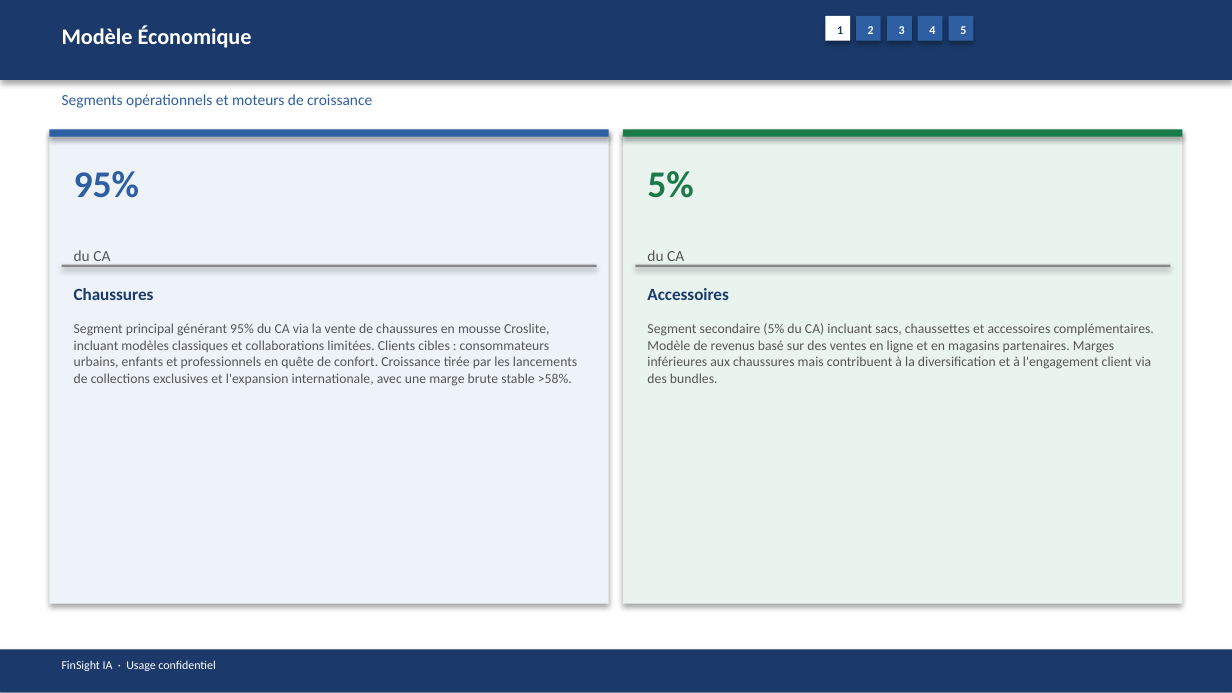
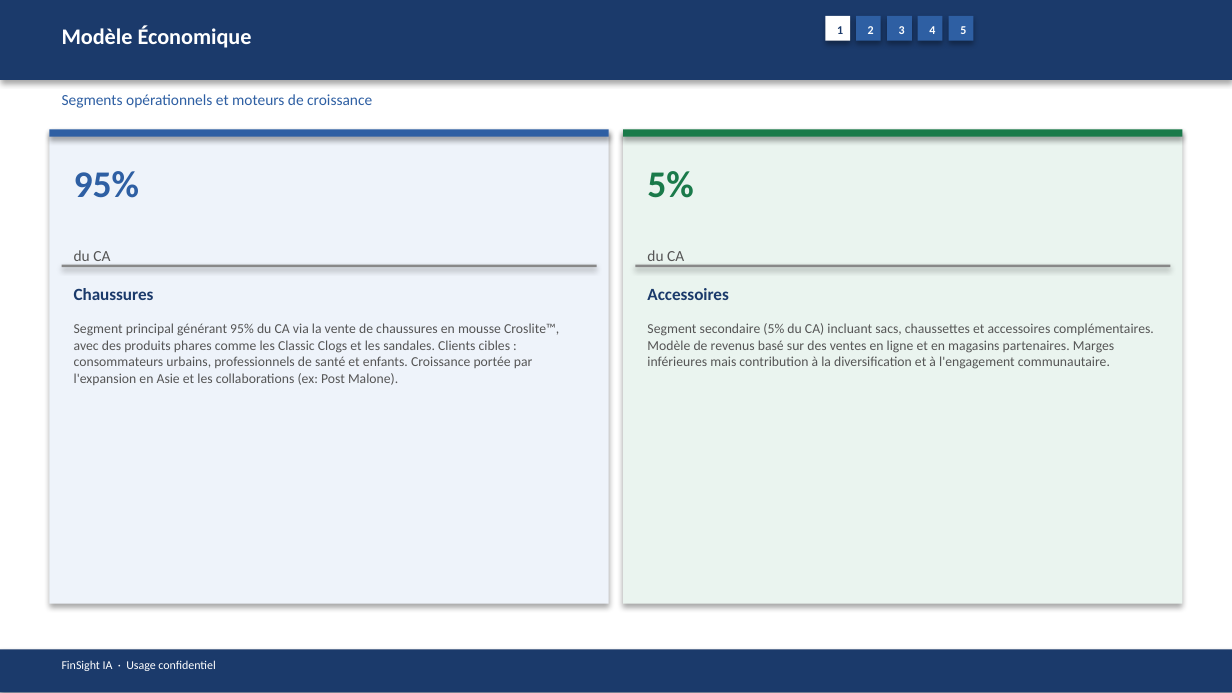
Before and after one commit to baptistejeh07-art/finsight-ia, a slide deck: slide 6 of preview/CROX/CROX_pitchbook.pptx. Drawn at 1232x693 pixels with LibreOffice and Linux fonts; fonts in the diff are those of the drawing. Boxes give left, top, right and bottom in pixels: in the first picture for what was removed or moved away, otherwise in the second. Text is boxed around its words. In the diff, an @@ line names an element or a change of style, - is before the commit and + after.

```diff
--- a/preview/CROX/CROX_pitchbook.pptx
+++ b/preview/CROX/CROX_pitchbook.pptx
@@ text at box(74, 323, 559, 385): text changed @@
-Segment principal générant 95% du CA via la vente de chaussures en mousse Croslite, incluant modèles classiques et collaborations limitées. Clients cibles : consommateurs urbains, enfants et professionnels en quête de confort. Croissance tirée par les lancements de collections exclusives et l'expansion internationale, avec une marge brute stable >58%.
+Segment principal générant 95% du CA via la vente de chaussures en mousse Croslite™, avec des produits phares comme les Classic Clogs et les sandales. Clients cibles : consommateurs urbains, professionnels de santé et enfants. Croissance portée par l'expansion en Asie et les collaborations (ex: Post Malone).
@@ text at box(647, 323, 1154, 369): text changed @@
-Segment secondaire (5% du CA) incluant sacs, chaussettes et accessoires complémentaires. Modèle de revenus basé sur des ventes en ligne et en magasins partenaires. Marges inférieures aux chaussures mais contribuent à la diversification et à l'engagement client via des bundles.
+Segment secondaire (5% du CA) incluant sacs, chaussettes et accessoires complémentaires. Modèle de revenus basé sur des ventes en ligne et en magasins partenaires. Marges inférieures mais contribution à la diversification et à l'engagement communautaire.
```
Also in this commit, not shown: 14 other slides changed, 4 other files.
